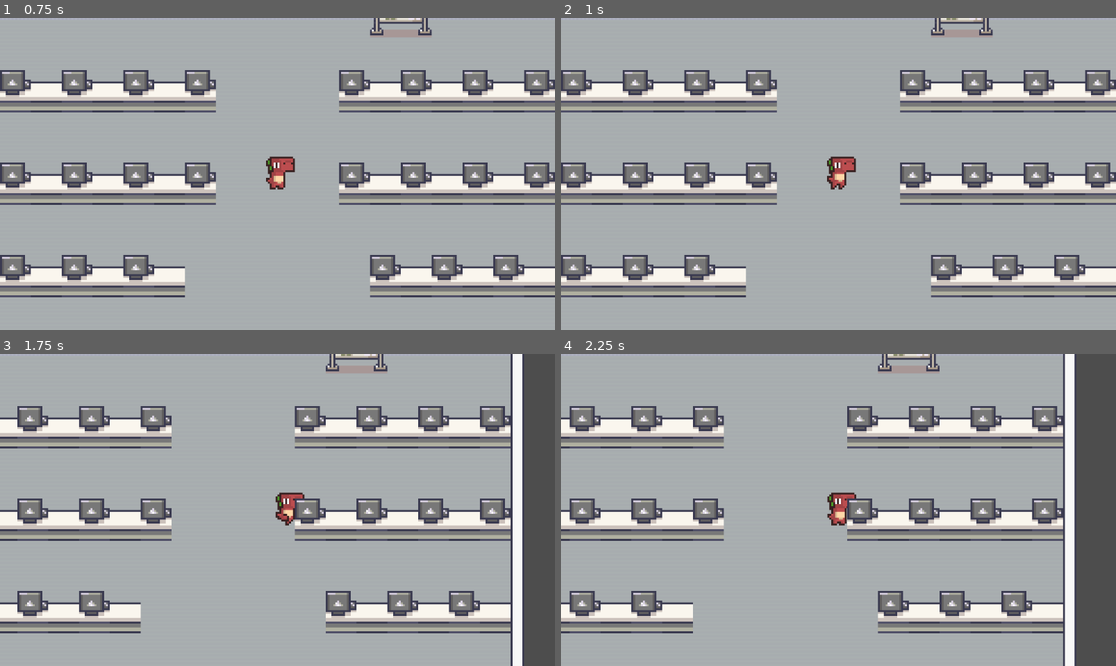
Above: before the commit, frames 1-4 (two rows, left to right).
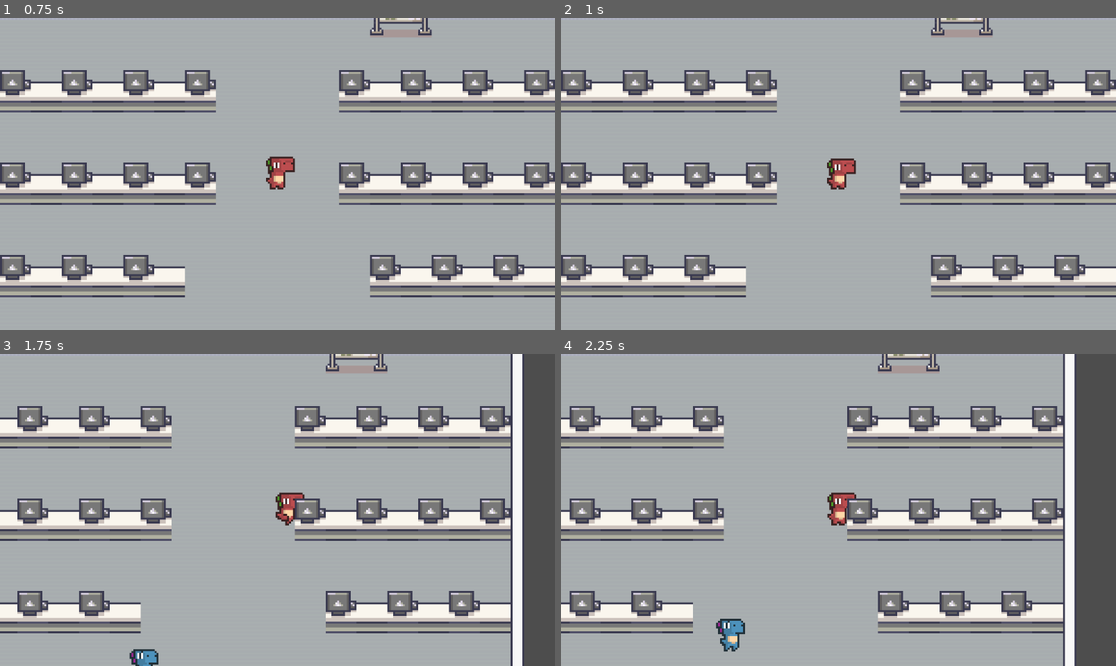
Above: after the commit, the same moments.

Repository: Raikosuu/Full-Tech-Panic_Public
Game: Godot game, scene res://scenes/main_menu.tscn
Same seed, same stepped clock (60 frames per second), same inputs: the game is played once before the commit and once after it.
Inputs (mouse positions are in pixels of both pictures, inside the frame that each line leads up to):
- Up to frame 1 (0.75 s): click "Play" at 0.5 s
- Up to frame 2 (1 s): no input
- Up to frame 3 (1.75 s): move the mouse to (399, 494) at 1.27 s; hold D (move_right) from 1.28 s (still down); click (399, 494) at 1.42 s
- Up to frame 4 (2.25 s): release D (move_right) at 2 s; drag from (727, 525) to (810, 572) at 2.02 s

Frame 1 is identical in both runs. In frame 2, 0.2% of the frame differs, in the area x 47-54%, y 44-56%; in frame 3, 0.3%; in frame 4, 0.4%, in the area x 27-34%, y 84-96%.

Commit message:
Npc added
movement only

Diff:
--- a/scenes/game_scene.tscn
+++ b/scenes/game_scene.tscn
@@ -1,8 +1,9 @@
-[gd_scene load_steps=10 format=4 uid="uid://b0nvcgpoypl62"]
+[gd_scene load_steps=11 format=4 uid="uid://b0nvcgpoypl62"]
 
 [ext_resource type="PackedScene" uid="uid://demqpuvfguk8d" path="res://scenes/player.tscn" id="1_w5aja"]
 [ext_resource type="Texture2D" uid="uid://vgq806bcs4q" path="res://assets/Modern tiles_Free/Interiors_free/16x16/Interiors_free_16x16.png" id="1_ycayy"]
 [ext_resource type="Texture2D" uid="uid://bxnkyr5imokua" path="res://assets/Modern tiles_Free/Interiors_free/16x16/Room_Builder_free_16x16.png" id="2_bw6k5"]
+[ext_resource type="PackedScene" uid="uid://biqydsgf677p2" path="res://scenes/npc.tscn" id="4_bw6k5"]
 
 [sub_resource type="TileSetAtlasSource" id="TileSetAtlasSource_rurhu"]
 texture = ExtResource("2_bw6k5")
@@ -2553,3 +2554,11 @@
 position = Vector2(0, 1)
 zoom = Vector2(4, 4)
 position_smoothing_enabled = true
+
+[node name="npc" parent="." instance=ExtResource("4_bw6k5")]
+position = Vector2(-95, 105)
+
+[node name="PathFollow2D" parent="npc/Path2D" index="0"]
+position = Vector2(-2, -7)
+
+[editable path="npc"]
--- /dev/null
+++ b/scenes/npc.tscn
@@ -0,0 +1,127 @@
+[gd_scene load_steps=16 format=3 uid="uid://biqydsgf677p2"]
+
+[ext_resource type="Script" uid="uid://co63n8jgiwitf" path="res://scripts/npc&movement.gd" id="1_abqhh"]
+[ext_resource type="Texture2D" uid="uid://b4j0mmhcdfwc1" path="res://assets/character/DinoSprites - doux.png" id="1_nh2m4"]
+
+[sub_resource type="Curve2D" id="Curve2D_wuru7"]
+_data = {
+"points": PackedVector2Array(0, 0, 0, 0, 4, -7, 0, 0, 0, 0, 47, -12, 0, 0, 0, 0, 77, -33, 0, 0, 0, 0, 79, -99, 0, 0, 0, 0, 78, -119, 0, 0, 0, 0, 61, -130, 0, 0, 0, 0, 31, -132)
+}
+point_count = 7
+
+[sub_resource type="AtlasTexture" id="AtlasTexture_nh2m4"]
+atlas = ExtResource("1_nh2m4")
+region = Rect2(0, 0, 24, 24)
+
+[sub_resource type="AtlasTexture" id="AtlasTexture_abqhh"]
+atlas = ExtResource("1_nh2m4")
+region = Rect2(24, 0, 24, 24)
+
+[sub_resource type="AtlasTexture" id="AtlasTexture_rv78h"]
+atlas = ExtResource("1_nh2m4")
+region = Rect2(48, 0, 24, 24)
+
+[sub_resource type="AtlasTexture" id="AtlasTexture_7n8xq"]
+atlas = ExtResource("1_nh2m4")
+region = Rect2(72, 0, 24, 24)
+
+[sub_resource type="AtlasTexture" id="AtlasTexture_4wlns"]
+atlas = ExtResource("1_nh2m4")
+region = Rect2(96, 0, 24, 24)
+
+[sub_resource type="AtlasTexture" id="AtlasTexture_tl2vt"]
+atlas = ExtResource("1_nh2m4")
+region = Rect2(120, 0, 24, 24)
+
+[sub_resource type="AtlasTexture" id="AtlasTexture_hwkja"]
+atlas = ExtResource("1_nh2m4")
+region = Rect2(144, 0, 24, 24)
+
+[sub_resource type="AtlasTexture" id="AtlasTexture_0tygy"]
+atlas = ExtResource("1_nh2m4")
+region = Rect2(168, 0, 24, 24)
+
+[sub_resource type="AtlasTexture" id="AtlasTexture_sptji"]
+atlas = ExtResource("1_nh2m4")
+region = Rect2(192, 0, 24, 24)
+
+[sub_resource type="AtlasTexture" id="AtlasTexture_v4e37"]
+atlas = ExtResource("1_nh2m4")
+region = Rect2(216, 0, 24, 24)
+
+[sub_resource type="SpriteFrames" id="SpriteFrames_1h837"]
+animations = [{
+"frames": [{
+"duration": 1.0,
+"texture": SubResource("AtlasTexture_nh2m4")
+}, {
+"duration": 1.0,
+"texture": SubResource("AtlasTexture_abqhh")
+}, {
+"duration": 1.0,
+"texture": SubResource("AtlasTexture_rv78h")
+}, {
+"duration": 1.0,
+"texture": SubResource("AtlasTexture_7n8xq")
+}],
+"loop": true,
+"name": &"idle",
+"speed": 7.0
+}, {
+"frames": [{
+"duration": 1.0,
+"texture": SubResource("AtlasTexture_4wlns")
+}, {
+"duration": 1.0,
+"texture": SubResource("AtlasTexture_tl2vt")
+}, {
+"duration": 1.0,
+"texture": SubResource("AtlasTexture_hwkja")
+}, {
+"duration": 1.0,
+"texture": SubResource("AtlasTexture_0tygy")
+}, {
+"duration": 1.0,
+"texture": SubResource("AtlasTexture_sptji")
+}, {
+"duration": 1.0,
+"texture": SubResource("AtlasTexture_v4e37")
+}],
+"loop": true,
+"name": &"run",
+"speed": 10.0
+}]
+
+[sub_resource type="CapsuleShape2D" id="CapsuleShape2D_gl1un"]
+radius = 3.0
+height = 10.0
+
+[node name="npc" type="Node2D"]
+
+[node name="Path2D" type="Path2D" parent="."]
+curve = SubResource("Curve2D_wuru7")
+
+[node name="PathFollow2D" type="PathFollow2D" parent="Path2D"]
+position = Vector2(4, -7)
+rotation = -0.014083575
+rotates = false
+loop = false
+script = ExtResource("1_abqhh")
+
+[node name="CharacterBody2D" type="CharacterBody2D" parent="Path2D/PathFollow2D"]
+scale = Vector2(1.0000001, 1.0000001)
+
+[node name="AnimatedSprite2D" type="AnimatedSprite2D" parent="Path2D/PathFollow2D/CharacterBody2D"]
+position = Vector2(-9.942676, -4.140434)
+rotation = 0.014083575
+scale = Vector2(0.99999994, 0.99999994)
+sprite_frames = SubResource("SpriteFrames_1h837")
+animation = &"idle"
+autoplay = "idle"
+frame_progress = 0.4784694
+
+[node name="CollisionShape2D" type="CollisionShape2D" parent="Path2D/PathFollow2D/CharacterBody2D"]
+position = Vector2(-9.984925, -1.1407318)
+rotation = 0.014083575
+scale = Vector2(0.99999994, 0.99999994)
+shape = SubResource("CapsuleShape2D_gl1un")
--- a/scenes/player.tscn
+++ b/scenes/player.tscn
@@ -91,7 +91,6 @@
 sprite_frames = SubResource("SpriteFrames_qlg0r")
 animation = &"idle"
 autoplay = "idle"
-frame_progress = 0.16532445
 
 [node name="CollisionShape2D" type="CollisionShape2D" parent="."]
 position = Vector2(0, 4)
--- a/scripts/main_menu.gd
+++ b/scripts/main_menu.gd
@@ -8,6 +8,5 @@
 func _on_learn_pressed() -> void:
 	pass # Replace with function body.
 
-
 func _on_htp_pressed() -> void:
 	pass # Replace with function body.
--- /dev/null
+++ b/scripts/npc&movement.gd
@@ -0,0 +1,6 @@
+extends PathFollow2D
+
+@export var run_speed: float = 50.0
+
+func _process(delta: float) -> void:
+	progress += run_speed * delta
Binary file added: assets/character/DinoSprites - doux.png
Not shown, added: assets/character/DinoSprites - doux.png.import
Binary file added: assets/character/DinoSprites - tard.png
Not shown, added: assets/character/DinoSprites - tard.png.import
Binary file added: assets/character/DinoSprites - vita.png
Not shown, added: assets/character/DinoSprites - vita.png.import
Not shown, added: scripts/npc&movement.gd.uid
